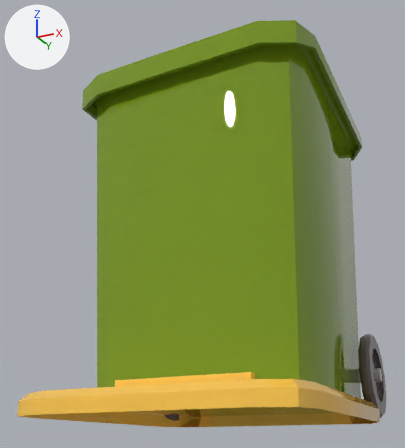
What one commit did to the FBX model Assets/Models/Garbage.fbx.
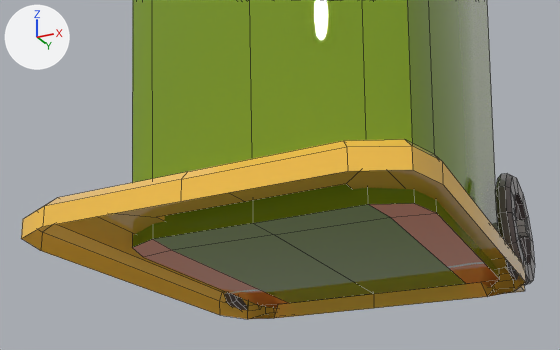
Old and new are each drawn whole from a camera (50 mm lens) standing at (1.93, -4.54, -0.35) and looking at (-0.21, -0.25, 1.58) and again close up from a camera (50 mm lens) standing at (1.76, -4.19, -1.26) and looking at (-0.37, 0.08, 0.66). The axes (+X, +Y, +Z) are drawn at upper left. The lights are the same throughout. The close-ups show mesh edges as thin lines. Where no turn or scale is listed for an object, it has been applied to the vertices.

In view in the first close-up: 'garbage', 'garbage.001'.
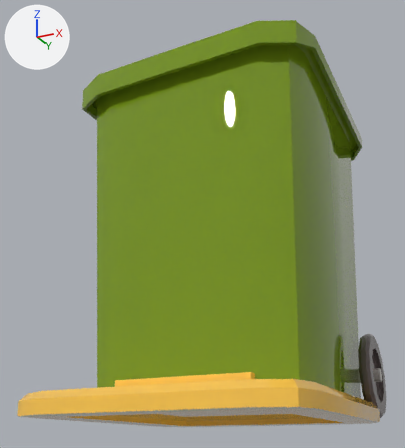
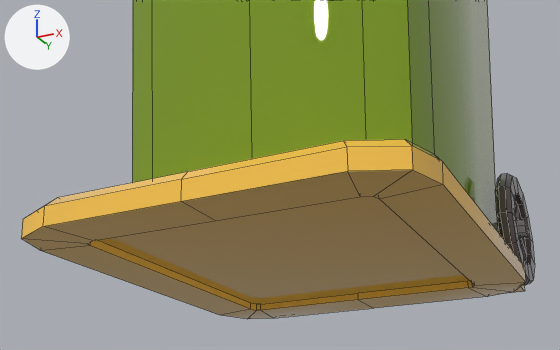
Changed parts and their boxes (x1, y1, x2, y2) in the close-ups (560 x 350 px):
part 1 of me_garbage_001, added (brown)
    after: (21, 170, 526, 319)

What the commit changed:
me_garbage_001 is used by ob_garbage_001; location (0.0, 0.0, 0.0).
me_garbage_001 had 84 vertices, 76 faces and spanned x -1.05..1.05, y -1.61..1.11, z -0.13..0.13.
me_garbage_001 now has 112 vertices, 105 faces and spans x -1.05..1.05, y -1.61..1.11, z -0.13..0.13.
Part 1, on me_garbage_001:
14 vertices are added at x -0.76..0.76, y -1.32..0.47, z -0.13.
14 new vertices lie (0.0, 0.0, 0.04) away from vertices in x -0.76..0.76, y -1.32..0.47, z -0.13.
29 new faces join them.
